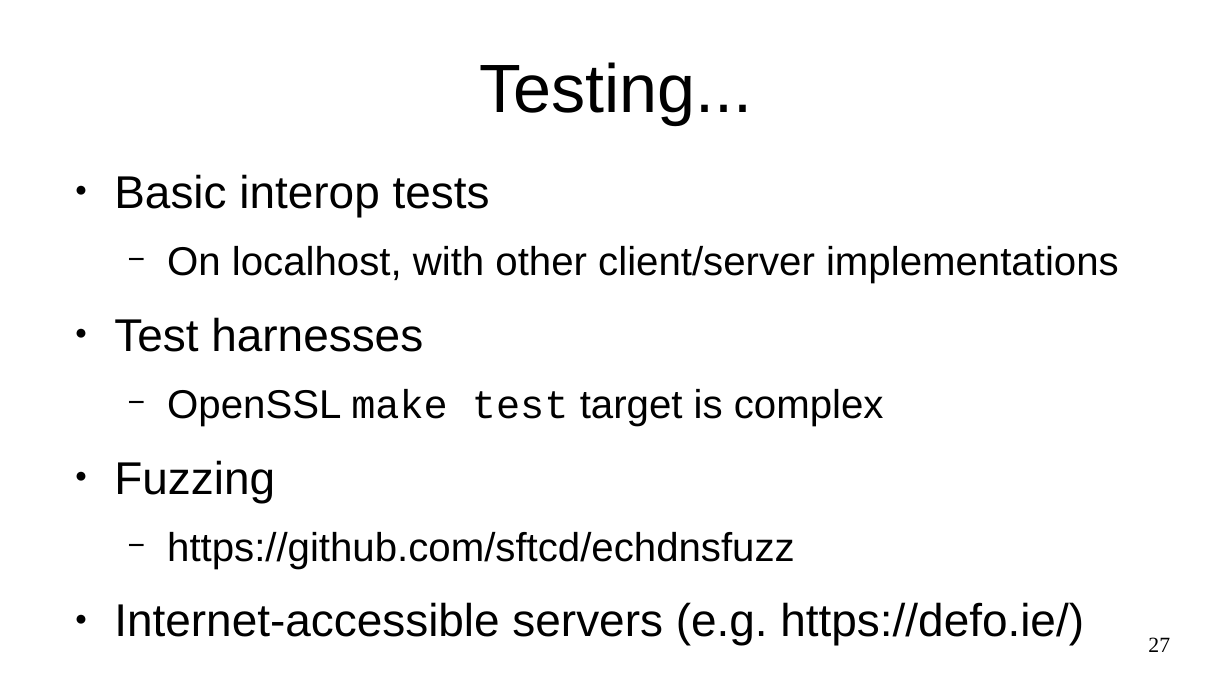
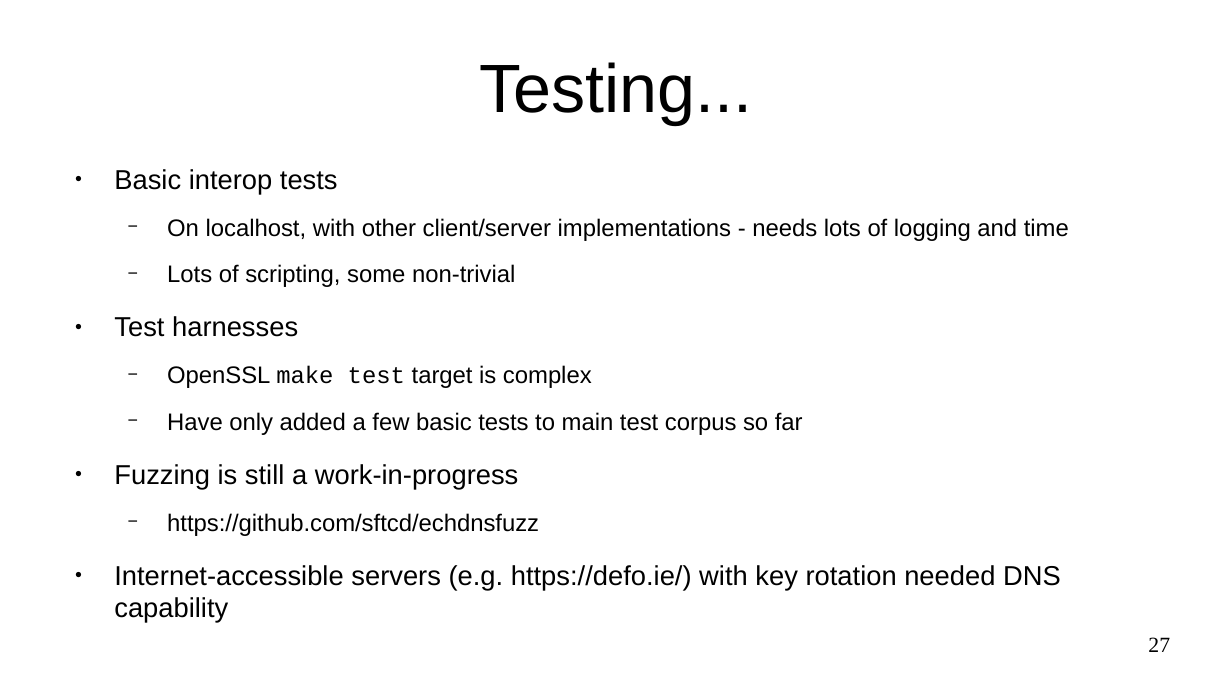
Before and after one commit to sftcd/cs7053, a slide deck: slide 27 of 2022lectures/10-ech.odp. Drawn at 1232x693 pixels with LibreOffice and Linux fonts; fonts in the diff are those of the drawing. Boxes give left, top, right and bottom in pixels: in the first picture for what was removed or moved away, otherwise in the second. Text is boxed around its words. In the diff, an @@ line names an element or a change of style, - is before the commit and + after.

```diff
--- a/2022lectures/10-ech.odp
+++ b/2022lectures/10-ech.odp
@@ text at bbox=[114, 169, 592, 536]: size 29.6 to 17.6 pt in "Basic interop tests", "Test harnesses"; size 25.9 to 15.4 pt in "OpenSSL make test target is complex", "https://github.com/sftcd/echdnsfuzz" @@
@@ text at bbox=[167, 218, 1069, 287]: text changed; size 25.9 to 15.4 pt @@
-  − On localhost, with other client/server implementations
+  − On localhost, with other client/server implementations - needs lots of logging and time
+  − Lots of scripting, some non-trivial
@@ text at bbox=[114, 412, 803, 488]: text changed; size 29.6 to 15.4 pt @@
-● Fuzzing
+  − Have only added a few basic tests to main test corpus so far
+● Fuzzing is still a work-in-progress
@@ text at bbox=[114, 565, 1061, 622]: text changed; size 29.6 to 17.6 pt @@
-● Internet-accessible servers (e.g. https://defo.ie/)
+● Internet-accessible servers (e.g. https://defo.ie/) with key rotation needed DNS capability
```
Also in this commit, not shown: 3 other slides changed, 2 other files.
